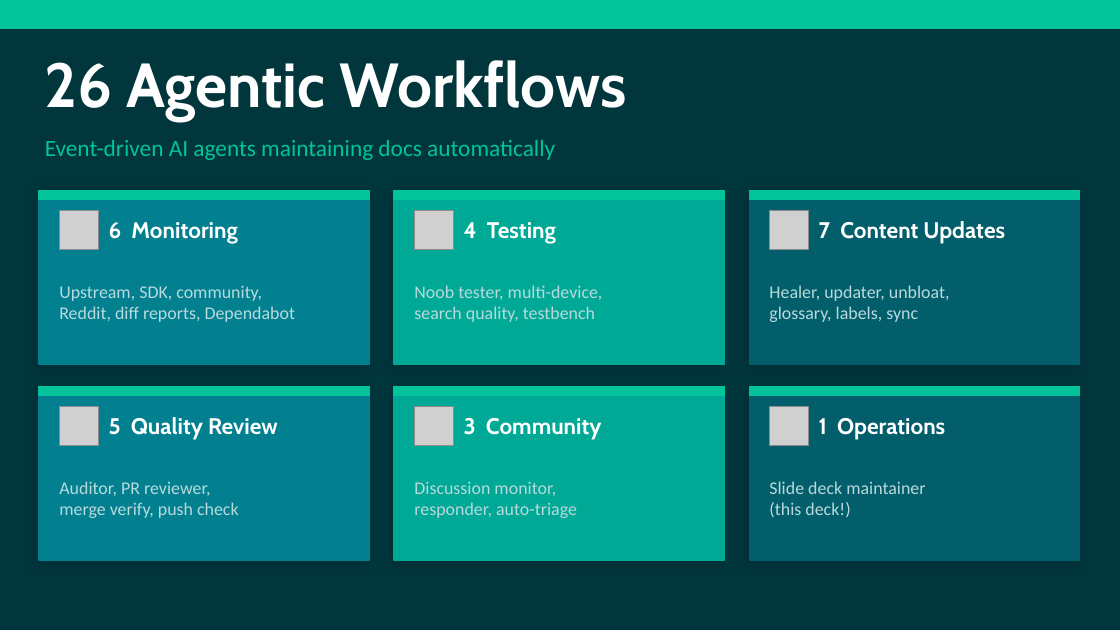
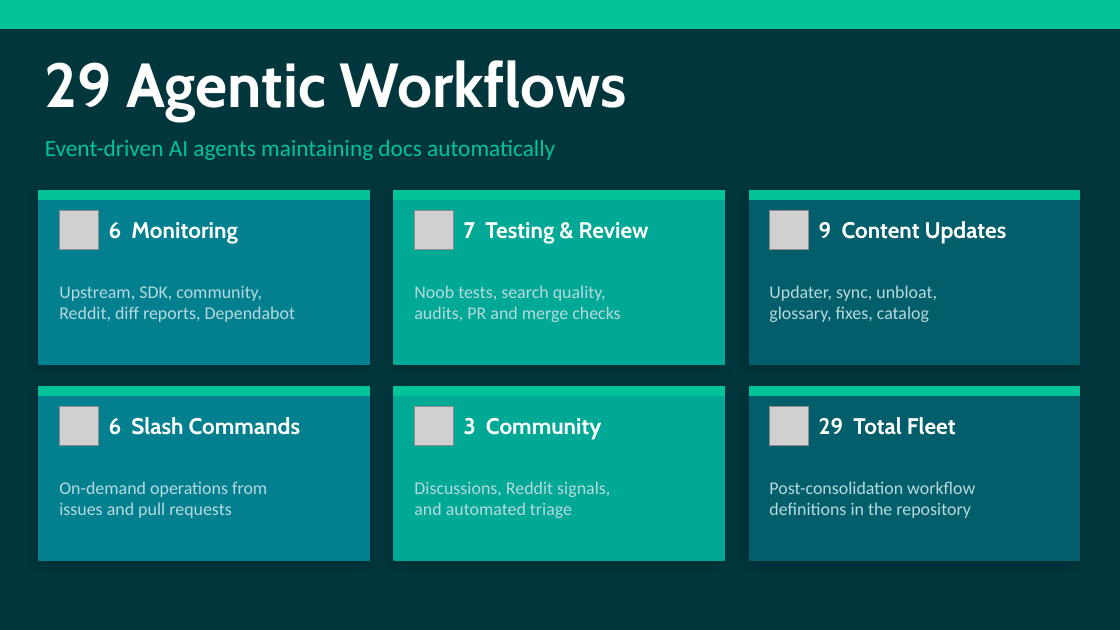
Before and after one commit to nicholasdbrady/foundry-docs, a slide deck: slide 5 of slides/foundry-docs-overview.pptx. Drawn at 1120x630 pixels with LibreOffice and Linux fonts; fonts in the diff are those of the drawing; grey boxes stand for pictures. Boxes give left, top, right and bottom in pixels: in the first picture for what was removed or moved away, otherwise in the second. Text is boxed around its words. In the diff, an @@ line names an element or a change of style, - is before the commit and + after.

```diff
--- a/slides/foundry-docs-overview.pptx
+++ b/slides/foundry-docs-overview.pptx
@@ text at (45, 60, 627, 122): text changed @@
-26 Agentic Workflows
+29 Agentic Workflows
@@ text at (464, 222, 649, 244): text changed @@
-4 Testing
+7 Testing & Review
@@ text at (819, 221, 1007, 244): text changed @@
-7 Content Updates
+9 Content Updates
@@ text at (414, 285, 620, 322): text changed @@
-Noob tester, multi-device,
-search quality, testbench
+Noob tests, search quality,
+audits, PR and merge checks
@@ text at (769, 285, 937, 322): text changed @@
-Healer, updater, unbloat,
-glossary, labels, sync
+Updater, sync, unbloat,
+glossary, fixes, catalog
@@ text at (109, 417, 301, 435): text changed @@
-5 Quality Review
+6 Slash Commands
@@ text at (819, 417, 956, 435): text changed @@
-1 Operations
+29 Total Fleet
@@ text at (59, 481, 267, 518): text changed @@
-Auditor, PR reviewer,
-merge verify, push check
+On-demand operations from
+issues and pull requests
@@ text at (414, 481, 610, 518): text changed @@
-Discussion monitor,
-responder, auto-triage
+Discussions, Reddit signals,
+and automated triage
@@ text at (769, 481, 975, 518): text changed @@
-Slide deck maintainer
-(this deck!)
+Post-consolidation workflow
+definitions in the repository
```
Also in this commit, not shown: 7 other slides changed, 4 slides added, 1 slide removed, 1 other file.
